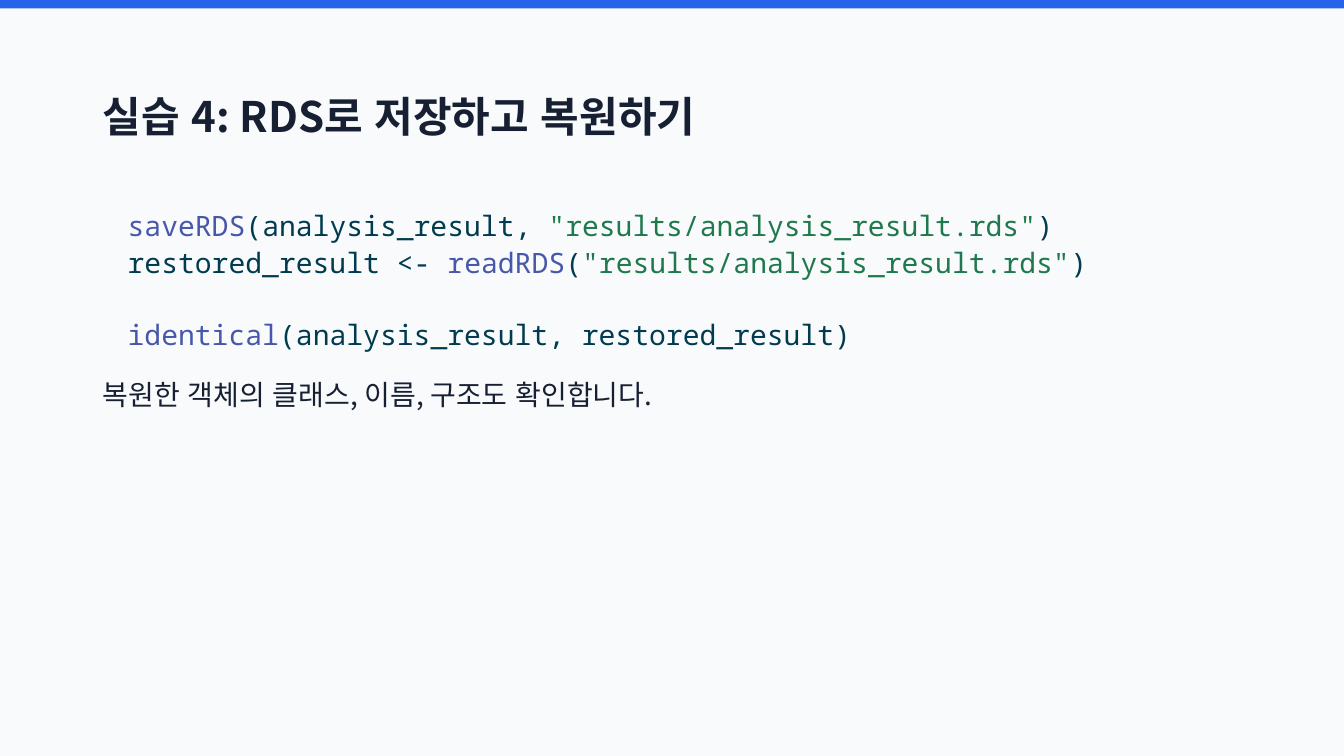
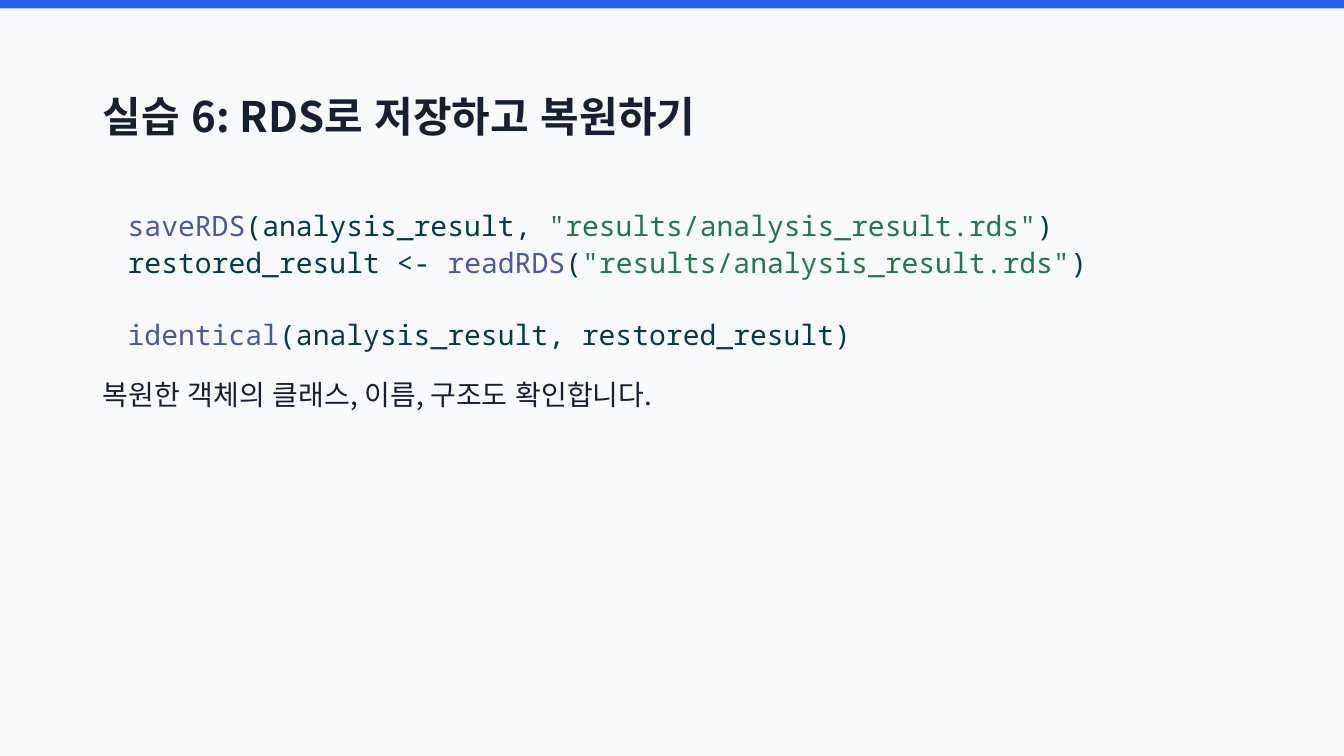
Before and after one commit to joonion/r-programming-basic, a slide deck: slide 72 of slides/11_packages_lists_and_objects.pptx (slide 66 before the commit). Drawn at 1344x756 pixels with LibreOffice and Linux fonts; fonts in the diff are those of the drawing. Boxes give left, top, right and bottom in pixels: in the first picture for what was removed or moved away, otherwise in the second. Text is boxed around its words. In the diff, an @@ line names an element or a change of style, - is before the commit and + after.

```diff
--- a/slides/11_packages_lists_and_objects.pptx
+++ b/slides/11_packages_lists_and_objects.pptx
@@ title at [102,96,695,136]: text changed @@
-실습 4: RDS로 저장하고 복원하기
+실습 6: RDS로 저장하고 복원하기
```
Also in this commit, not shown: 4 other slides changed, 6 slides added, 19 other files.
